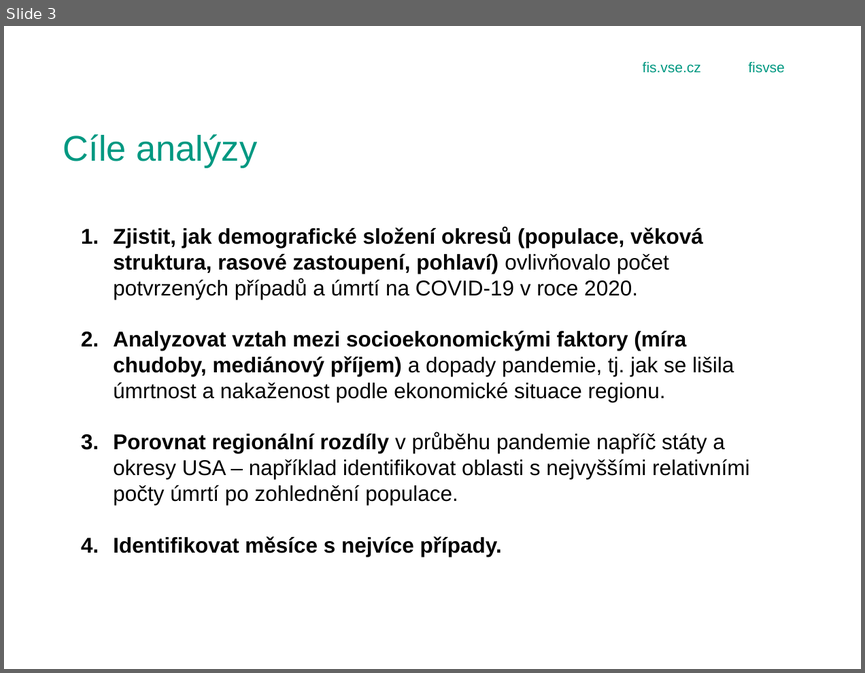
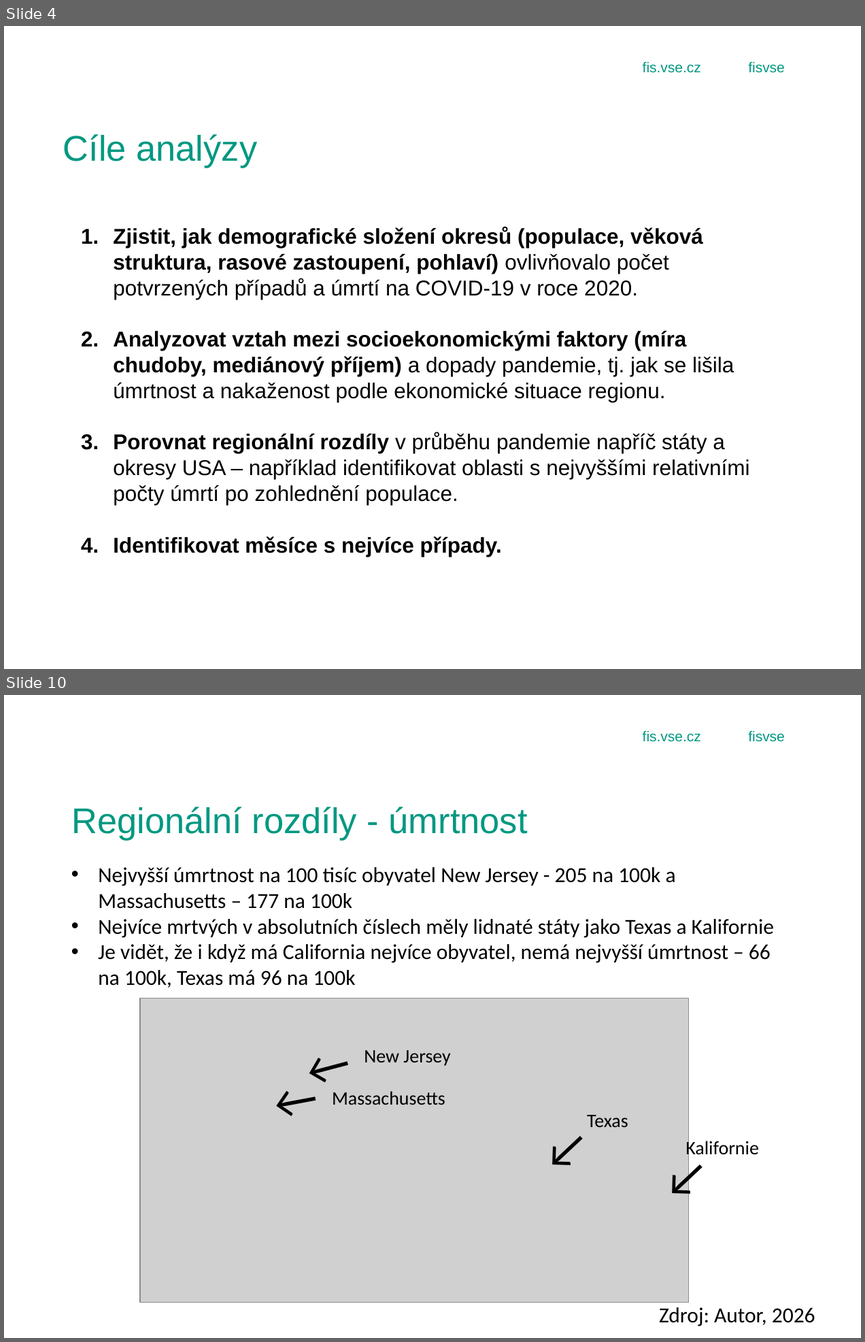
Before and after one commit to ursulastrudl/Projektovy_seminar, a slide deck: obhajoba.pptx. Shown one above the other, each under a label of ours: slide 3 before the commit, slides 4 and 10 after it; the slides between them are not shown. The pictures are 865x673 and 865x1342 pixels, drawn with LibreOffice and Linux fonts; fonts in the diff are those of the drawing; grey boxes stand for pictures; background and template pictures are left out. Boxes give left, top, right and bottom in pixels: in the first picture for what was removed or moved away, otherwise in the second. Text is boxed around its words. In the diff, an @@ line names an element or a change of style, - is before the commit and + after.

```diff
--- a/obhajoba.pptx
+++ b/obhajoba.pptx
@@ slide 10 added at box(4, 695, 861, 1338), background picture (left out); not listed: 3 template elements that a slide beside it also shows @@
@@ title added at box(71, 807, 528, 841), 30 pt, text #009881 @@
+Regionální rozdíly - úmrtnost
@@ text added at box(98, 867, 774, 987), 18 pt, text #000000 @@
+• Nejvyšší úmrtnost na 100 tisíc obyvatel New Jersey - 205 na 100k a Massachusetts – 177 na 100k
+• Nejvíce mrtvých v absolutních číslech měly lidnaté státy jako Texas a Kalifornie
+• Je vidět, že i když má California nejvíce obyvatel, nemá nejvyšší úmrtnost – 66 na 100k, Texas má 96 na 100k
@@ picture added at box(140, 998, 689, 1302) @@
@@ text added at box(290, 1016, 396, 1103), 40 pt, text #000000 @@
+←
@@ text added at box(260, 1055, 362, 1136), 40 pt, text #000000 @@
+←
@@ text added at box(364, 1050, 450, 1066), 16 pt, text #000000 @@
+New Jersey
@@ text added at box(520, 1081, 632, 1192), 40 pt, text #000000 @@
+←
@@ text added at box(332, 1091, 445, 1104), 16 pt, text #000000 @@
+Massachusetts
@@ text added at box(587, 1115, 628, 1127), 16 pt, text #000000 @@
+Texas
@@ text added at box(639, 1110, 751, 1221), 40 pt, text #000000 @@
+←
@@ text added at box(685, 1138, 758, 1158), 16 pt, text #000000 @@
+Kalifornie
@@ text added at box(659, 1307, 815, 1326), 18 pt, text #000000 @@
+Zdroj: Autor, 2026
@@ what was slide 3 is now slide 4 @@
```
Also in this commit, not shown: 1 slide changed, 12 other slides added, 1 slide removed, 2 other files.
